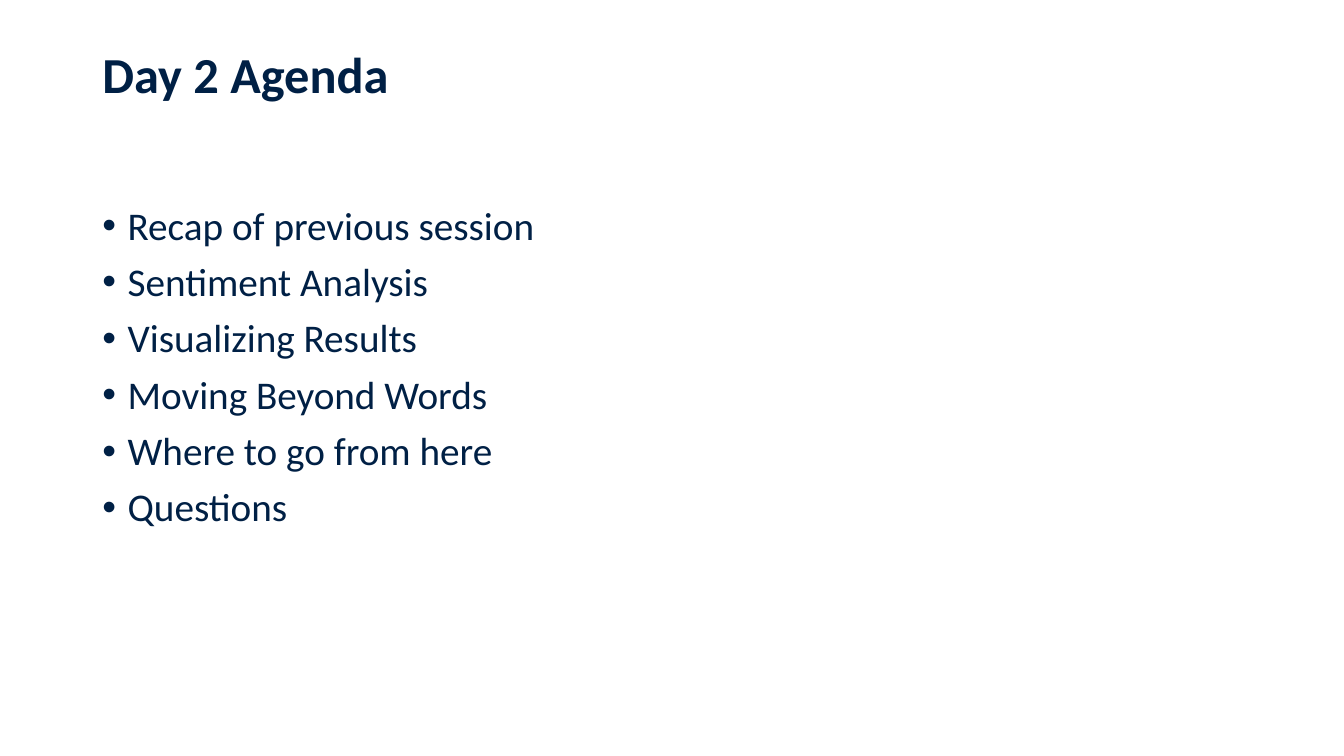
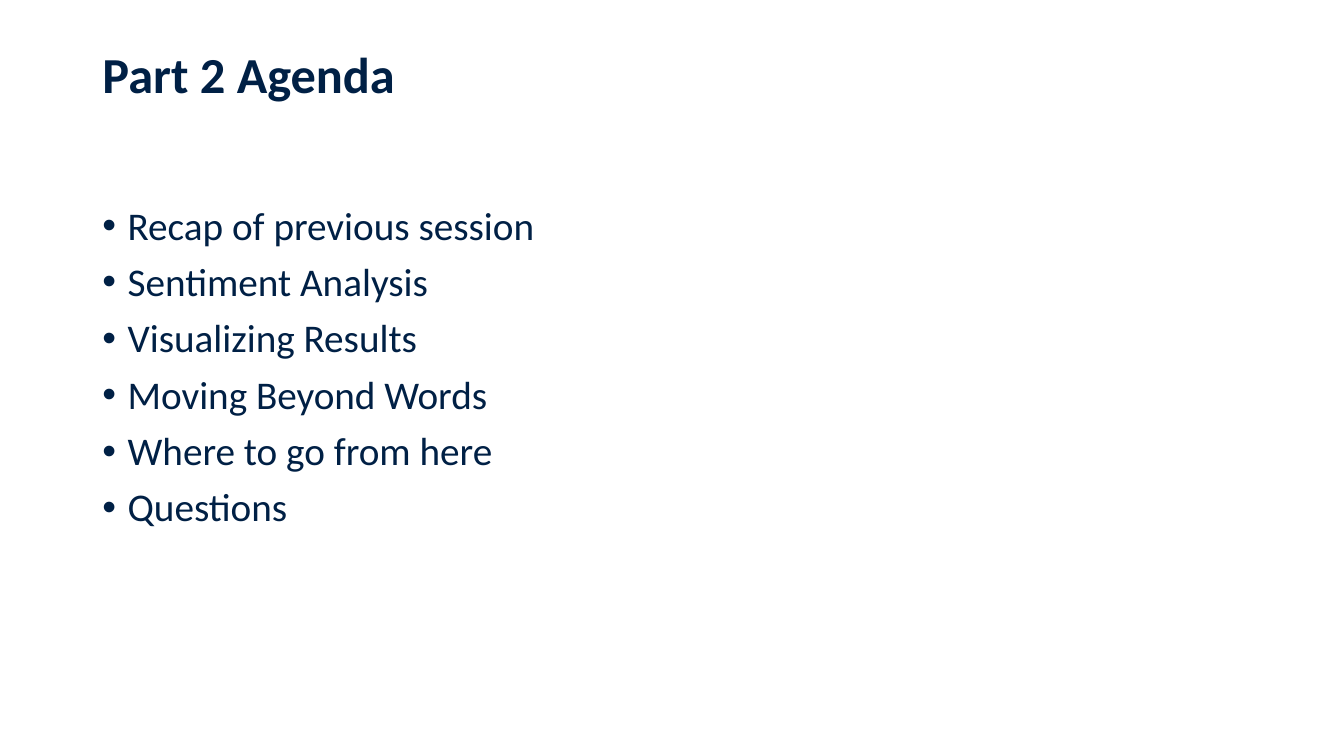
Before and after one commit to jennschilling/sentiment-analysis-in-R, a slide deck: slide 17 of slides/Sentiment Analysis in R.pptx. Drawn at 1344x756 pixels with LibreOffice and Linux fonts; fonts in the diff are those of the drawing; background and template pictures are left out. Boxes give left, top, right and bottom in pixels: in the first picture for what was removed or moved away, otherwise in the second. Text is boxed around its words. In the diff, an @@ line names an element or a change of style, - is before the commit and + after.

Commit message:
completed webinar part 2

```diff
--- a/slides/Sentiment Analysis in R.pptx
+++ b/slides/Sentiment Analysis in R.pptx
@@ title at [102, 57, 395, 102]: text changed @@
-Day 2 Agenda
+Part 2 Agenda
```
Also in this commit, not shown: 2 other slides changed, 1 slide removed, 1 other file.
